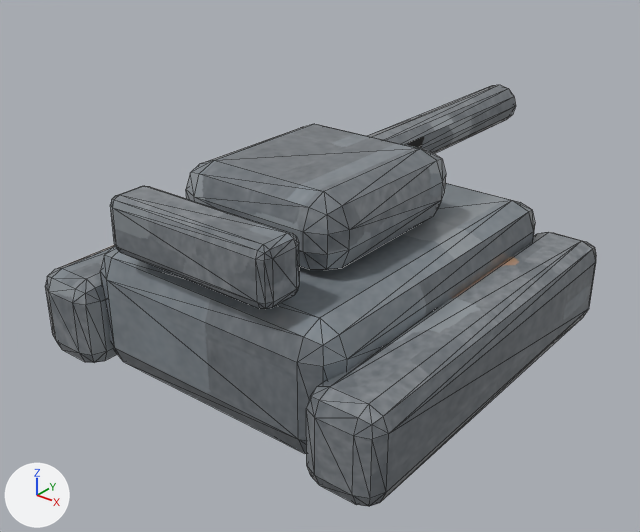
A saved change to the glTF model game/assets/models/dir_cannon_tank.glb.
Before and after are seen from a 50 mm lens placed at (1.083, -1.39, 1.024), pointed at (-0.041, 0.015, 0.153). Lighting does not change. The marker at lower left points along +X, +Y and +Z. The picture after the commit comes second. Mesh edges are drawn as thin lines. Vertices at exactly the same position are counted once.

The first picture shows 'dir_cannon_tank'.
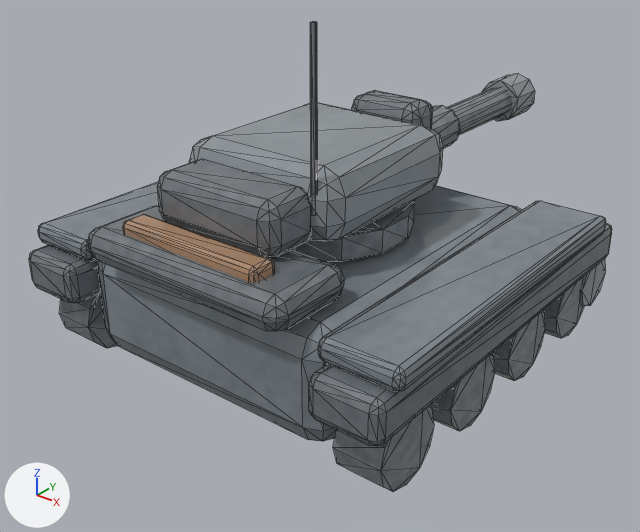
Pixel boxes [x1, y1, x2, y2] of what changed, in the pictures (640 x 532 px):
'dir_cannon_tank', reshaped (11% taller)
    before: [45, 84, 596, 507]
    after: [29, 21, 612, 492]
part 1 of me_cube, added
    after: [59, 293, 117, 348]
part 2 of me_cube, added
    after: [333, 406, 434, 492]
part 3 of me_cube, added
    after: [430, 354, 495, 431]
part 4 of me_cube, added
    after: [492, 311, 545, 381]
part 5 of me_cube, added
    after: [543, 277, 584, 338]
part 6 of me_cube, added
    after: [580, 259, 606, 306]
part 7 of me_cube, added
    after: [290, 200, 415, 262]
part 8 of me_cube, added
    after: [447, 87, 512, 135]
part 9 of me_cube, added
    after: [432, 105, 460, 149]
part 10 of me_cube, added
    after: [482, 73, 535, 121]
part 11 of me_cube, added
    after: [310, 21, 318, 216]
part 12 of me_cube, rebuilt
    before: [100, 183, 535, 454]
    after: [98, 185, 521, 441]
part 13 of me_cube, rebuilt
    before: [110, 186, 300, 309]
    after: [123, 214, 275, 282]
part 14 of me_cube, rebuilt
    before: [186, 124, 446, 270]
    after: [189, 103, 443, 241]
part 15 of me_cube, rebuilt (19% shorter)
    before: [306, 232, 596, 507]
    after: [309, 223, 612, 446]
part 16 of me_cube, rebuilt
    before: [45, 245, 117, 363]
    after: [29, 245, 101, 303]
part 17 of me_cube, built on
    before: [368, 84, 516, 154]
    after: [38, 90, 606, 392]

The edits, one by one:
me_cube is used by ob_dir_cannon_tank; location (0.0, 0.0, 0.0).
me_cube had 304 vertices, 584 faces and spanned x -0.44..0.44, y -0.45..0.73, z 0.0..0.44.
me_cube now has 1192 vertices, 2260 faces and spans x -0.465..0.465, y -0.46..0.83, z 0.0..0.75.
me_cube part 1: a new loose piece, a 12-sided cylinder along x spanning x -0.43..-0.33, y -0.413..-0.249, z 0.0..0.164, in mat_dir_cannon_tank_baked.
me_cube part 2: a new loose piece, a 12-sided cylinder along x spanning x 0.33..0.43, y -0.413..-0.249, z 0.0..0.164, in mat_dir_cannon_tank_baked.
me_cube part 3: a new loose piece, a 12-sided cylinder along x spanning x 0.33..0.43, y -0.192..-0.028, z 0.0..0.164, in mat_dir_cannon_tank_baked.
me_cube part 4: a new loose piece, a 12-sided cylinder along x spanning x 0.33..0.43, y 0.028..0.192, z 0.0..0.164, in mat_dir_cannon_tank_baked.
me_cube part 5: a new loose piece, a 12-sided cylinder along x spanning x 0.33..0.43, y 0.249..0.413, z 0.0..0.164, in mat_dir_cannon_tank_baked.
me_cube part 6: a new loose piece, an 8-sided cylinder along x spanning x 0.325..0.435, y 0.364..0.496, z 0.037..0.168, in mat_dir_cannon_tank_baked.
me_cube part 7: a new loose piece, a 14-sided cylinder along z spanning x -0.195..0.195, y -0.24..0.16, z 0.29..0.34, in mat_dir_cannon_tank_baked.
me_cube part 8: a new loose piece, a 12-sided cylinder along y spanning x -0.038..0.038, y 0.23..0.81, z 0.347..0.423, in mat_dir_cannon_tank_baked.
me_cube part 9: a new loose piece, a 12-sided cylinder along y spanning x -0.052..0.052, y 0.24..0.44, z 0.333..0.437, in mat_dir_cannon_tank_baked.
me_cube part 10: a new loose piece, a 10-sided cylinder along y spanning x -0.053..0.053, y 0.73..0.83, z 0.329..0.441, in mat_dir_cannon_tank_baked.
me_cube part 11: a new loose piece, a 6-sided cylinder along z spanning x 0.145..0.155, y -0.246..-0.234, z 0.41..0.75, in mat_dir_cannon_tank_baked.
me_cube part 12: the loose piece of 56 vertices spanning x -0.31..0.31, y -0.41..0.41, z 0.0..0.28 is rebuilt with 56 vertices and now spans x -0.31..0.31, y -0.41..0.37, z 0.04..0.28.
me_cube part 13: the loose piece of 56 vertices spanning x -0.2..0.2, y -0.43..-0.33, z 0.3..0.42 is rebuilt with 56 vertices and now spans x -0.17..0.17, y -0.425..-0.365, z 0.315..0.375.
me_cube part 14: the loose piece of 56 vertices spanning x -0.2..0.2, y -0.26..0.18, z 0.28..0.44 is rebuilt with 56 vertices and now spans x -0.19..0.19, y -0.25..0.17, z 0.34..0.49.
me_cube part 15: the loose piece of 56 vertices spanning x 0.28..0.44, y -0.45..0.45, z 0.0..0.2 is rebuilt with 56 vertices and now spans x 0.305..0.455, y -0.46..0.46, z 0.154..0.244.
me_cube part 16: the loose piece of 56 vertices spanning x -0.44..-0.28, y -0.45..0.45, z 0.0..0.2 is rebuilt with 56 vertices and now spans x -0.455..-0.305, y -0.46..0.46, z 0.154..0.244.
me_cube part 17: 24 vertices removed from x -0.05..0.05, y 0.11..0.73, z 0.33..0.43; 560 vertices added at x -0.465..0.465, y -0.46..0.5, z 0.057..0.505.
Other edits to the shape of me_cube do not show in these pictures.
